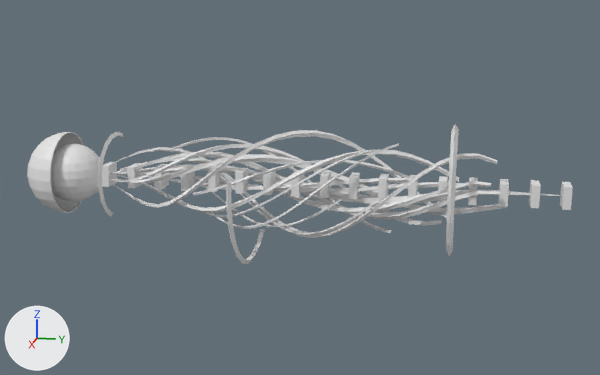
The OBJ model Assets/Models/UpperArm/bras_0014.obj, before and after one commit.
Rendered twice from a camera (50 mm lens) standing at (1.241, 0.272, 0.303) and looking at (0.007, 0.025, -0.005). Arrows for +X, +Y and +Z are at lower left; the lights stay in place. Where no turn or scale is listed for an object, it has been applied to the vertices. Vertices at the same position are counted once.

The older version as bpy lines, for what is in view:
```python
me_bras_0014 = bpy.data.meshes.new('bras_0014')
me_bras_0014.from_pydata(...)  # 2348 vertices, 2351 faces; spans x -0.103..0.132, y -0.437..0.429, z -0.131..0.099
ob_bras_0014 = bpy.data.objects.new('bras_0014', me_bras_0014)
ob_bras_0014.location = (0.0, 0.0, 0.0)
```
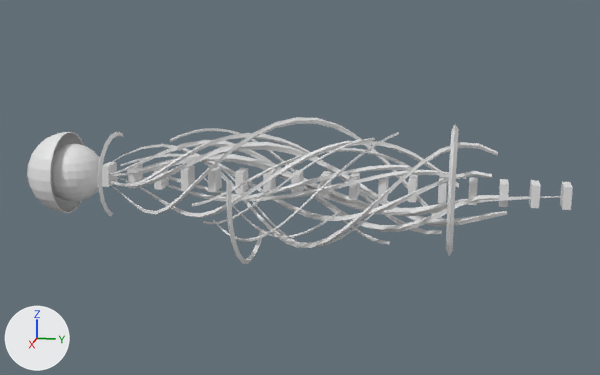
Changed parts and their boxes [x1, y1, x2, y2] in the pictures (600 x 375 px; the box of a moved part takes in the faces that stretch with it):
'bras_0014', reshaped
    before: [27, 124, 573, 264]
    after: [27, 117, 573, 264]
part 1 of me_bras_0014, moved or reshaped
    before: [170, 137, 391, 233]
    after: [170, 128, 390, 245]
part 2 of me_bras_0014, moved or reshaped
    before: [221, 176, 379, 235]
    after: [214, 161, 377, 247]
part 3 of me_bras_0014, moved or reshaped
    before: [198, 181, 342, 227]
    after: [204, 178, 340, 238]
part 4 of me_bras_0014, moved or reshaped
    before: [211, 143, 399, 229]
    after: [213, 132, 399, 242]
part 5 of me_bras_0014, rebuilt (6% wider, 39% taller)
    before: [166, 172, 462, 194]
    after: [152, 170, 466, 201]
part 6 of me_bras_0014, rebuilt (118% taller)
    before: [124, 174, 409, 190]
    after: [117, 165, 410, 201]
part 7 of me_bras_0014, rebuilt (67% taller)
    before: [193, 160, 409, 195]
    after: [192, 148, 412, 207]
part 8 of me_bras_0014, rebuilt (24% taller)
    before: [206, 149, 374, 218]
    after: [203, 138, 375, 224]
part 9 of me_bras_0014, rebuilt
    before: [113, 130, 447, 218]
    after: [116, 140, 459, 218]
part 10 of me_bras_0014, rebuilt (8% wider, 6% taller)
    before: [116, 149, 459, 213]
    after: [120, 153, 492, 221]
part 11 of me_bras_0014, rebuilt (26% taller)
    before: [110, 144, 442, 225]
    after: [110, 133, 442, 235]
part 12 of me_bras_0014, rebuilt (39% taller)
    before: [111, 154, 507, 215]
    after: [110, 142, 507, 227]
part 13 of me_bras_0014, rebuilt (37% taller)
    before: [110, 152, 499, 219]
    after: [109, 140, 500, 232]
part 14 of me_bras_0014, rebuilt
    before: [137, 166, 378, 197]
    after: [135, 155, 409, 215]
part 15 of me_bras_0014, rebuilt (16% taller)
    before: [112, 147, 497, 238]
    after: [109, 142, 498, 248]
part 16 of me_bras_0014, added
    after: [112, 117, 443, 219]
part 17 of me_bras_0014, moved or reshaped
    before: [116, 158, 562, 213]
    after: [110, 154, 562, 216]

The change, as a diff of the scene's bpy script:
```diff
--- a/Assets/Models/UpperArm/bras_0014.obj.py
+++ b/Assets/Models/UpperArm/bras_0014.obj.py
@@ me_bras_0014 @@
-me_bras_0014.from_pydata(...)  # 2348 vertices, 2351 faces; spans x -0.103..0.132, y -0.437..0.429, z -0.131..0.099
+me_bras_0014.from_pydata(...)  # 2349 vertices, 2351 faces; spans x -0.103..0.132, y -0.437..0.429, z -0.131..0.103
+# me_bras_0014 part 1: the loose piece of 98 vertices spanning x -0.071..0.024, y -0.18..0.168, z -0.071..0.065 is multiplied about the mesh origin by the matrix ((1.23, 0.001, -0.175), (0.0, 1.0, 0.0), (0.176, -0.003, 1.224))
+# me_bras_0014 part 2: the loose piece of 98 vertices spanning x -0.074..0.08, y -0.145..0.155, z -0.08..0.004 is multiplied about the mesh origin by the matrix ((1.209, 0.004, 0.136), (0.0, 1.0, 0.0), (-0.131, -0.003, 1.214))
+# me_bras_0014 part 3: the loose piece of 98 vertices spanning x -0.057..0.071, y -0.161..0.099, z -0.071..-0.003 is multiplied about the mesh origin by the matrix ((1.204, 0.007, 0.189), (0.0, 1.0, 0.0), (-0.18, -0.006, 1.216))
+# me_bras_0014 part 4: the loose piece of 98 vertices spanning x -0.028..0.076, y -0.13..0.177, z -0.075..0.073 is multiplied about the mesh origin by the matrix ((1.265, 0.003, 0.035), (0.0, 1.0, 0.0), (-0.042, 0.005, 1.259))
+# me_bras_0014 part 5: the loose piece of 98 vertices spanning x -0.014..0.016, y -0.226..0.277, z -0.016..0.012 is rebuilt with 98 vertices and now spans x -0.021..0.031, y -0.226..0.277, z -0.031..0.03
+# me_bras_0014 part 6: the loose piece of 98 vertices spanning x -0.009..0.016, y -0.29..0.192, z -0.015..0.016 is rebuilt with 98 vertices and now spans x -0.017..0.035, y -0.29..0.192, z -0.033..0.035
+# me_bras_0014 part 7: the loose piece of 98 vertices spanning x -0.038..0.039, y -0.142..0.196, z -0.021..0.039 is rebuilt with 98 vertices and now spans x -0.053..0.058, y -0.142..0.196, z -0.037..0.058
+# me_bras_0014 part 8: the loose piece of 98 vertices spanning x 0.003..0.062, y -0.129..0.139, z -0.058..0.061 is rebuilt with 98 vertices and now spans x -0.001..0.076, y -0.129..0.139, z -0.068..0.076
+# me_bras_0014 part 9: the loose piece of 98 vertices spanning x -0.083..0.078, y -0.353..0.256, z -0.059..0.084 is rebuilt with 98 vertices and now spans x -0.064..0.071, y -0.3..0.267, z -0.058..0.071
+# me_bras_0014 part 10: the loose piece of 98 vertices spanning x -0.048..0.058, y -0.3..0.267, z -0.05..0.058 is rebuilt with 98 vertices and now spans x -0.055..0.056, y -0.272..0.314, z -0.056..0.037
+# me_bras_0014 part 11: the loose piece of 98 vertices spanning x -0.059..0.038, y -0.298..0.245, z -0.057..0.058 is rebuilt with 98 vertices and now spans x -0.076..0.054, y -0.298..0.245, z -0.072..0.075
+# me_bras_0014 part 12: the loose piece of 98 vertices spanning x -0.043..0.032, y -0.437..0.339, z -0.04..0.043 is rebuilt with 98 vertices and now spans x -0.062..0.047, y -0.437..0.339, z -0.058..0.063
+# me_bras_0014 part 13: the loose piece of 98 vertices spanning x -0.05..0.042, y -0.337..0.326, z -0.05..0.042 is rebuilt with 98 vertices and now spans x -0.068..0.056, y -0.337..0.326, z -0.068..0.06
+# me_bras_0014 part 14: the loose piece of 98 vertices spanning x -0.022..0.012, y -0.243..0.195, z -0.022..0.02 is rebuilt with 98 vertices and now spans x -0.042..0.024, y -0.243..0.195, z -0.042..0.037
+# me_bras_0014 part 15: the loose piece of 98 vertices spanning x -0.079..0.084, y -0.298..0.321, z -0.084..0.063 is rebuilt with 98 vertices and now spans x -0.091..0.101, y -0.298..0.321, z -0.101..0.079
+# me_bras_0014 part 16: a new loose piece of 98 vertices spanning x -0.102..0.097, y -0.353..0.256, z -0.074..0.103
+# me_bras_0014 part 17: 196 vertices removed from x -0.042..0.039, y -0.416..0.421, z -0.042..0.031; 99 vertices added at x -0.043..0.032, y -0.416..0.421, z -0.043..0.04
```
